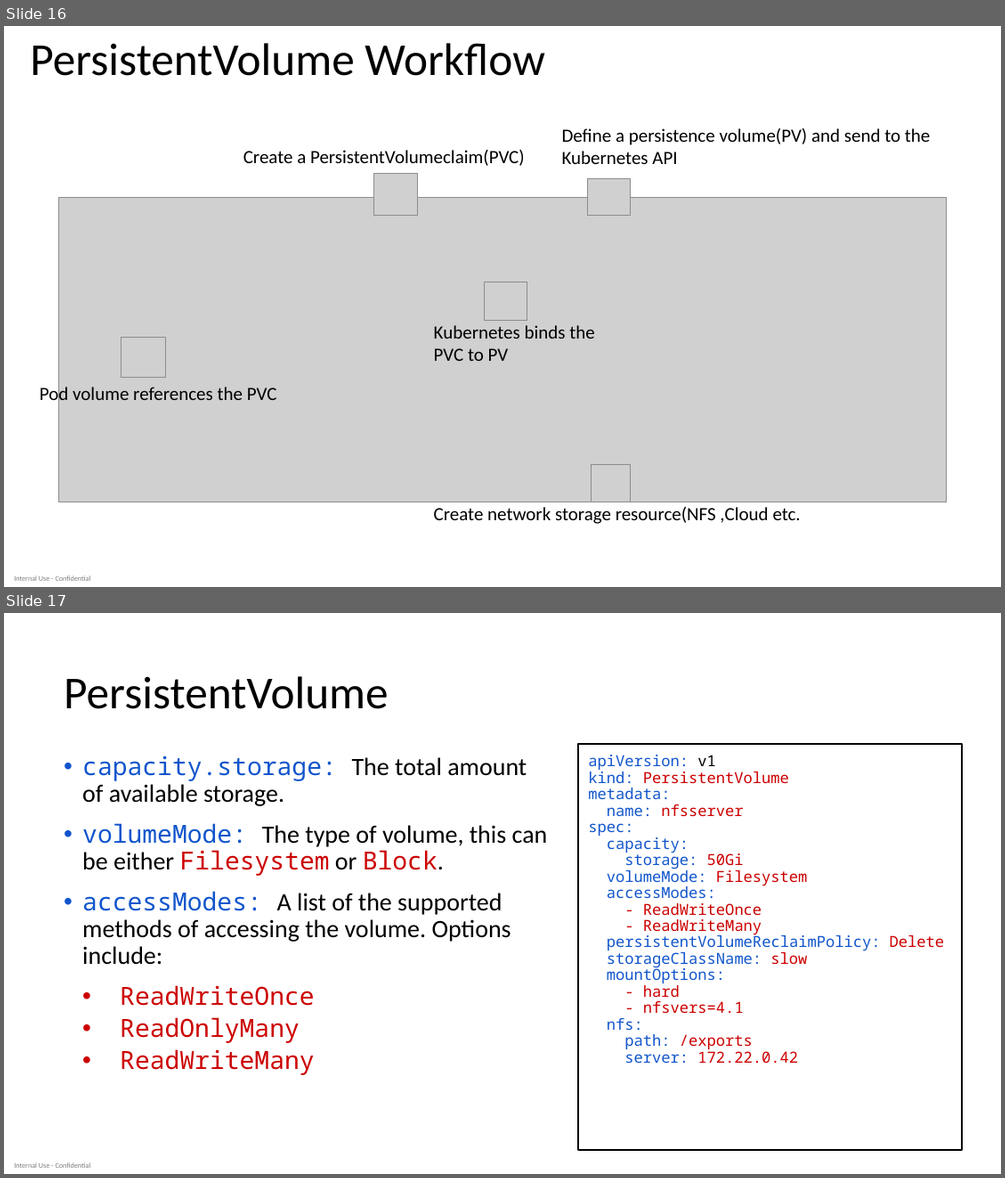
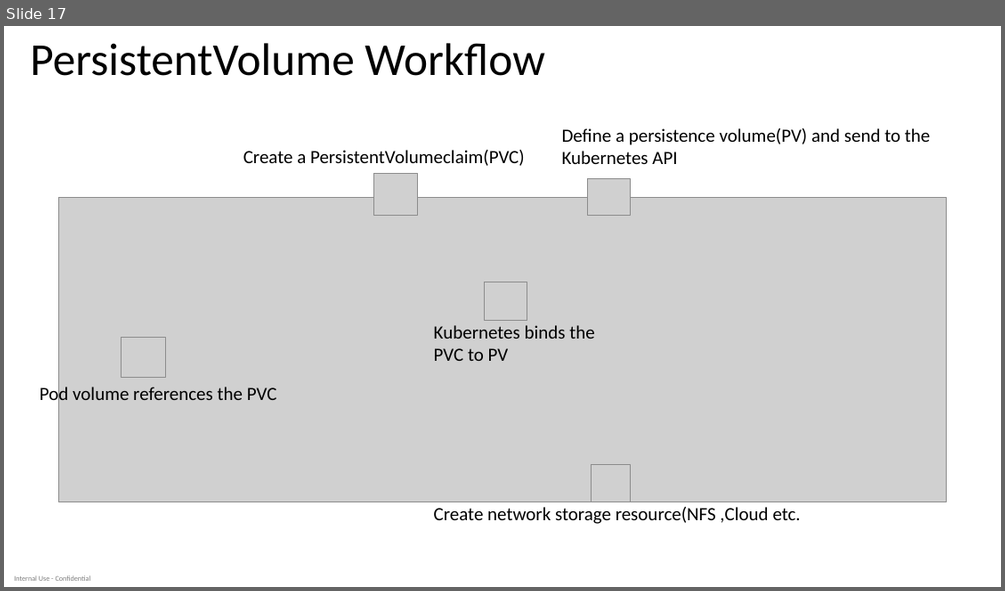
Before and after one commit to dteskubernetesworkshop/spring-boot-k8s-workshop, a slide deck: slides/k8 workshop deck-Day-2 -v 1.0.pptx. Shown one above the other, each under a label of ours: slides 16 and 17 before the commit, slide 17 after it. The pictures are 1005x1178 and 1005x591 pixels, drawn with LibreOffice and Linux fonts; fonts in the diff are those of the drawing; grey boxes stand for pictures. Boxes give left, top, right and bottom in pixels: in the first picture for what was removed or moved away, otherwise in the second. Text is boxed around its words. In the diff, an @@ line names an element or a change of style, - is before the commit and + after.

```diff
--- a/slides/k8 workshop deck-Day-2 -v 1.0.pptx
+++ b/slides/k8 workshop deck-Day-2 -v 1.0.pptx
@@ slide 17 removed at [4, 613, 1001, 1174], background #FFFFFF; not listed: 1 template element that a slide beside it also shows @@
@@ title removed at [64, 676, 388, 709] @@
-PersistentVolume
@@ rectangle removed at [578, 744, 962, 1150] @@
-apiVersion: v1
-kind: PersistentVolume
-metadata:
-name: nfsserver
-spec:
-capacity:
-storage: 50Gi
-volumeMode: Filesystem
-accessModes:
-- ReadWriteOnce
-- ReadWriteMany
-persistentVolumeReclaimPolicy: Delete
-storageClassName: slow
-mountOptions:
-- hard
-- nfsvers=4.1
-nfs:
-path: /exports
-server: 172.22.0.42
@@ text removed at [82, 755, 548, 1075] @@
-• capacity.storage: The total amount of available storage.
-• volumeMode: The type of volume, this can be either Filesystem or Block.
-• accessModes: A list of the supported methods of accessing the volume. Options include:
-  • ReadWriteOnce
-  • ReadOnlyMany
-  • ReadWriteMany
@@ what was slide 16 is now slide 17 @@
```
Also in this commit, not shown: 3 slides changed, 14 slides added, 3 other slides removed.
